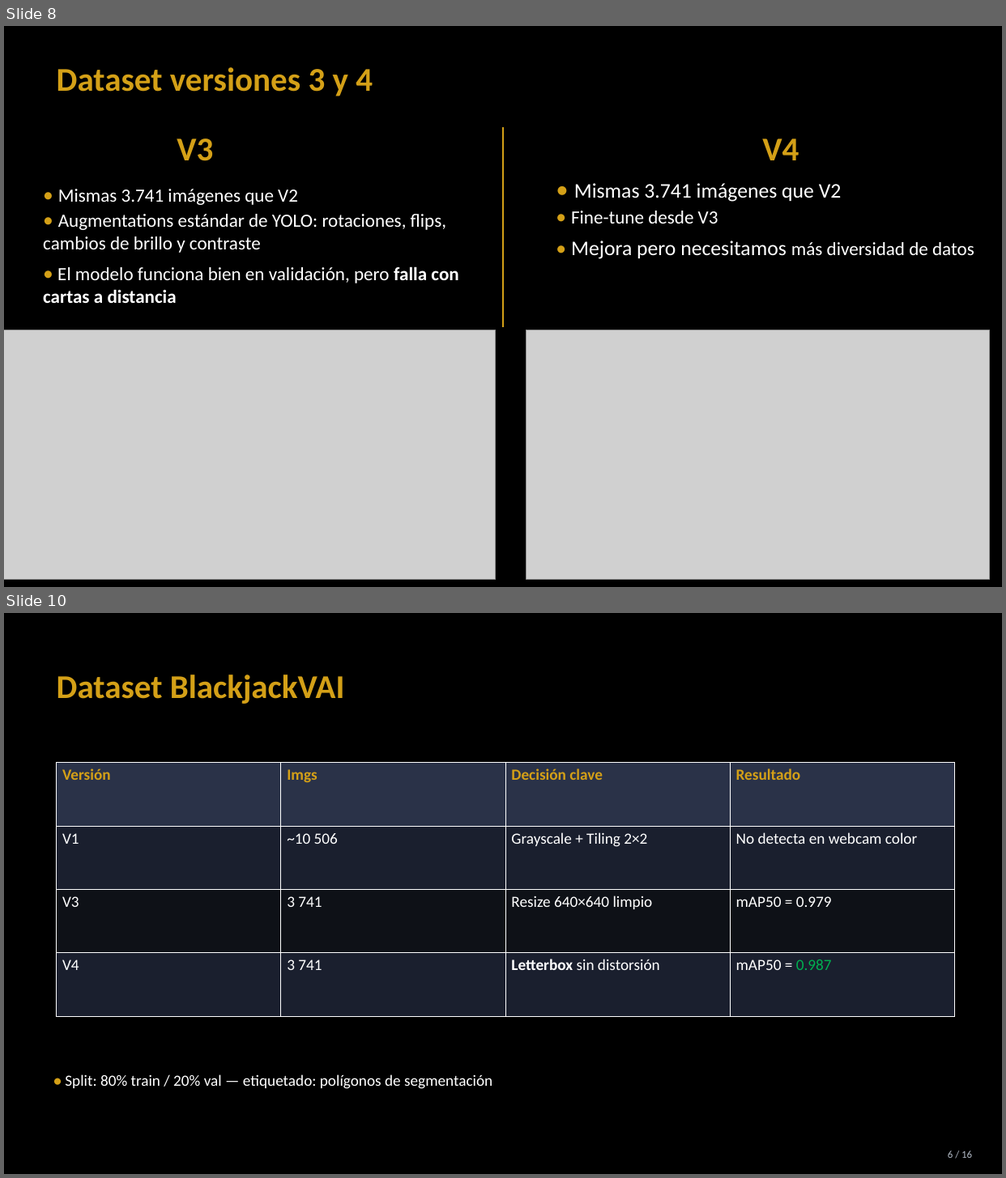
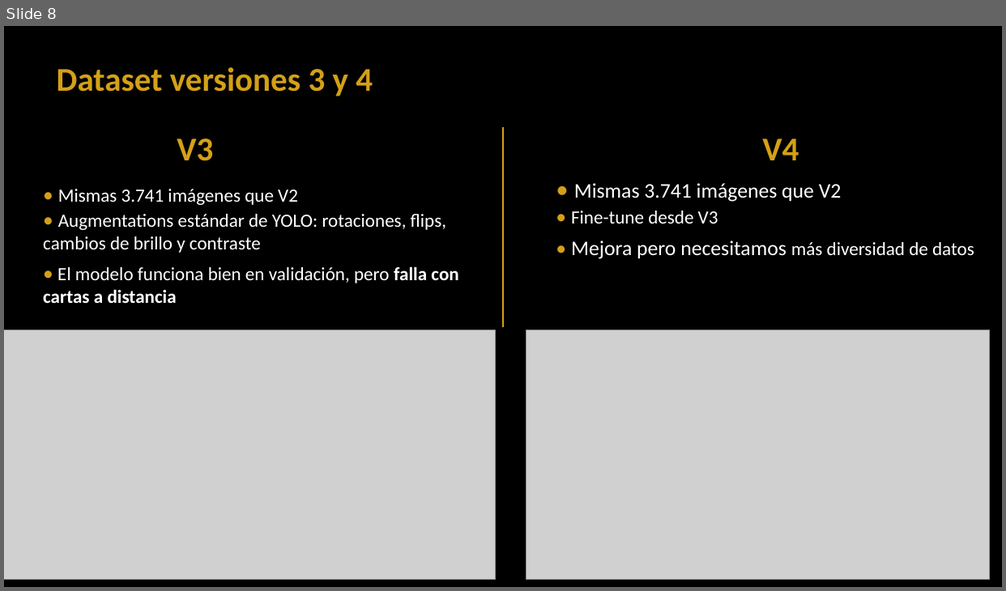
Before and after one commit to davidmoreda/blackjack-VAI, a slide deck: docs/presentation_assets/BlackjackVAI_presentacion.pptx. Shown one above the other, each under a label of ours: slides 8 and 10 before the commit, slide 8 after it; the slides between them are not shown. The pictures are 1006x1178 and 1006x591 pixels, drawn with LibreOffice and Linux fonts; fonts in the diff are those of the drawing; grey boxes stand for pictures. Boxes give left, top, right and bottom in pixels: in the first picture for what was removed or moved away, otherwise in the second. Text is boxed around its words. In the diff, an @@ line names an element or a change of style, - is before the commit and + after.

```diff
--- a/docs/presentation_assets/BlackjackVAI_presentacion.pptx
+++ b/docs/presentation_assets/BlackjackVAI_presentacion.pptx
@@ slide 10 removed at <box>4,613,1002,1174</box>, background #000000 @@
@@ text removed at <box>57,675,345,704</box> @@
-Dataset BlackjackVAI
@@ table removed at <box>57,763,955,1016</box>, 4 rows, 4 columns @@
-Versión | Imgs | Decisión clave | Resultado
-V1 | ~10 506 | Grayscale + Tiling 2×2 | No detecta en webcam color
-V3 | 3 741 | Resize 640×640 limpio | mAP50 = 0.979
-V4 | 3 741 | Letterbox sin distorsión | mAP50 = 0.987
@@ text removed at <box>65,1075,492,1089</box> @@
-• Split: 80% train / 20% val — etiquetado: polígonos de segmentación
@@ text removed at <box>948,1151,972,1158</box> @@
-6 / 16
```
Also in this commit, not shown: 2 slides changed, 1 other slide removed.
